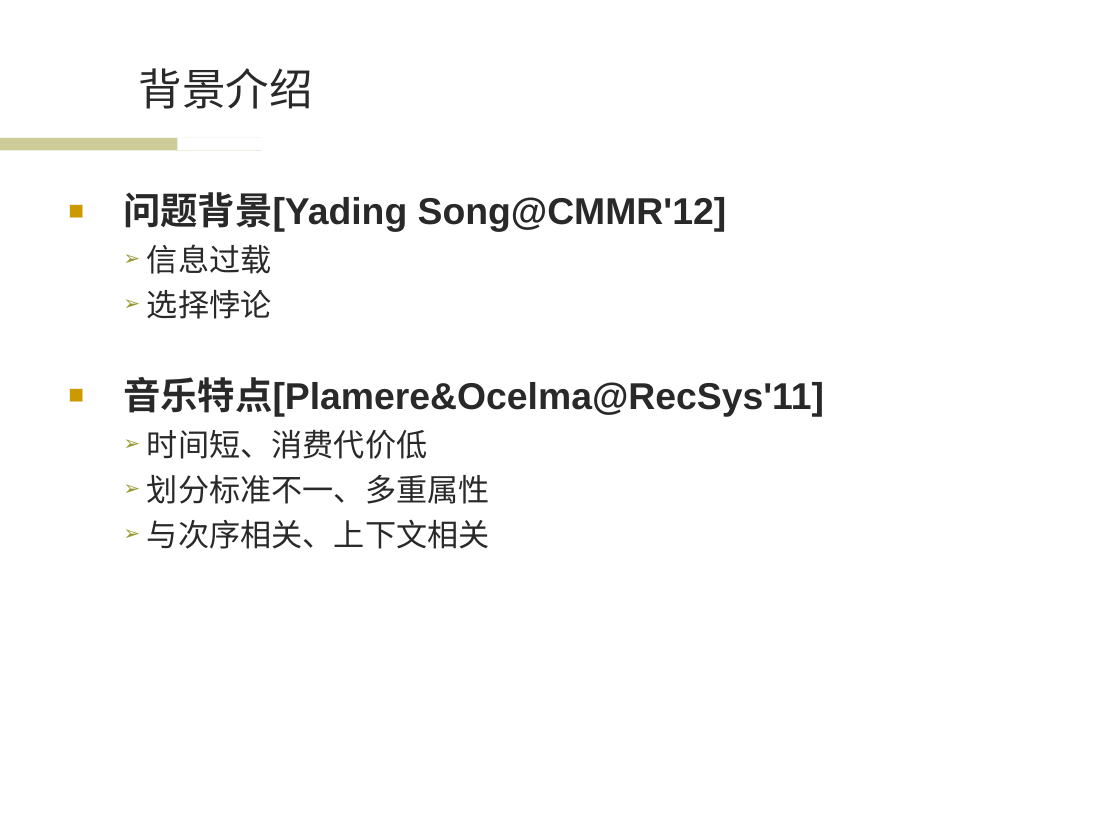
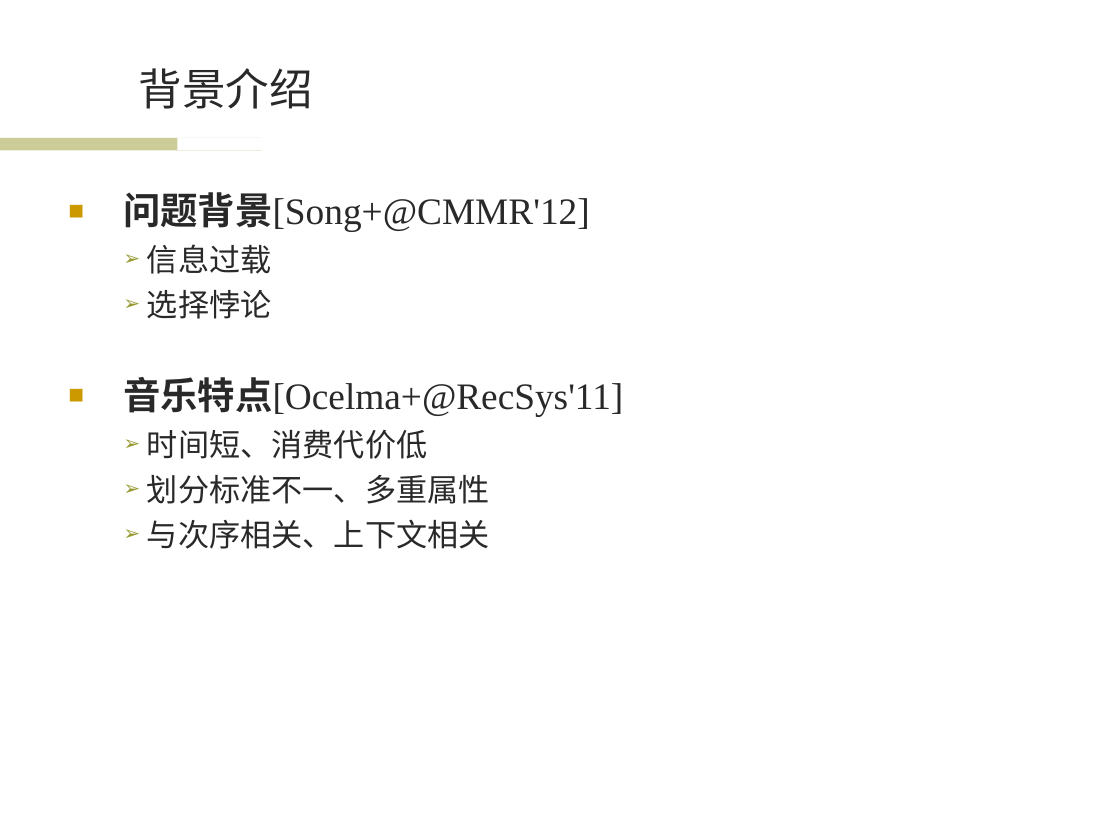
Before and after one commit to wwssttt/NJUThesis, a slide deck: slide 3 of ppt/一种基于时间序列分析的个性化音乐推荐系统及其实现.ppt. Drawn at 1120x840 pixels with LibreOffice and Linux fonts; fonts in the diff are those of the drawing; background and template pictures are left out. Boxes give left, top, right and bottom in pixels: in the first picture for what was removed or moved away, otherwise in the second. Text is boxed around its words. In the diff, an @@ line names an element or a change of style, - is before the commit and + after.

```diff
--- a/ppt/一种基于时间序列分析的个性化音乐推荐系统及其实现.ppt
+++ b/ppt/一种基于时间序列分析的个性化音乐推荐系统及其实现.ppt
@@ text at bbox=[123, 192, 590, 232]: text changed; font Arial to Times New Roman; bold off @@
-■ 问题背景[Yading Song@CMMR'12]
+■ 问题背景[Song+@CMMR'12]
@@ text at bbox=[123, 377, 623, 417]: text changed; font Arial to Times New Roman; bold off @@
-■ 音乐特点[Plamere&Ocelma@RecSys'11]
+■ 音乐特点[Ocelma+@RecSys'11]
```
Also in this commit, not shown: 11 other slides changed, 1 slide added.
